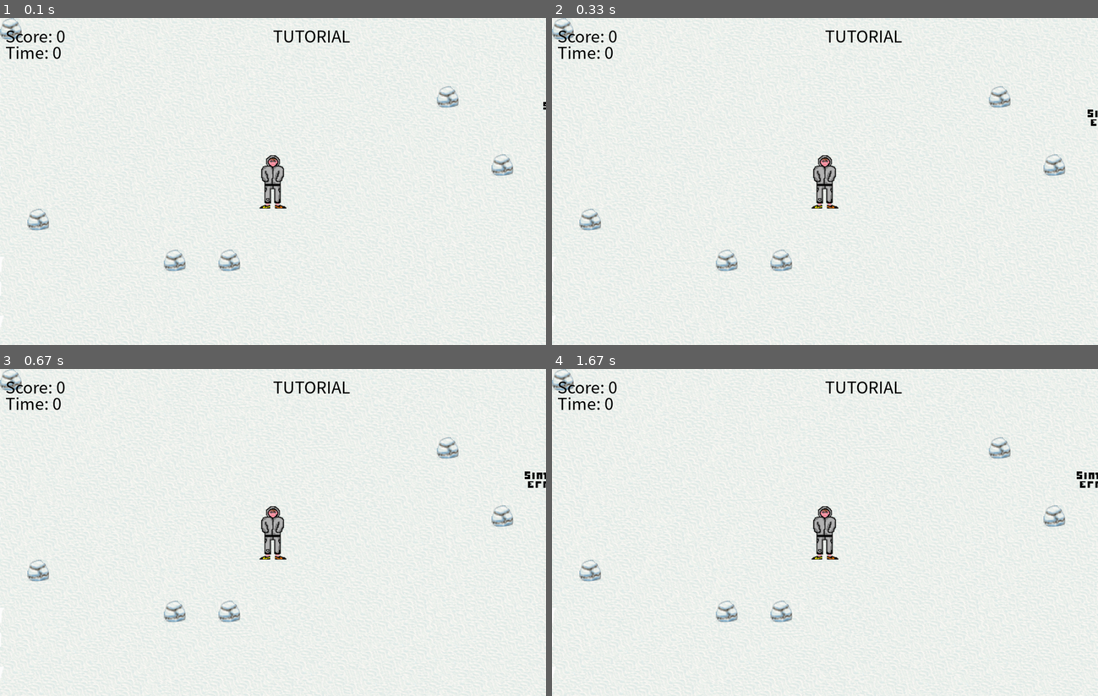
Above: before the commit, frames 1-4 (two rows, left to right).
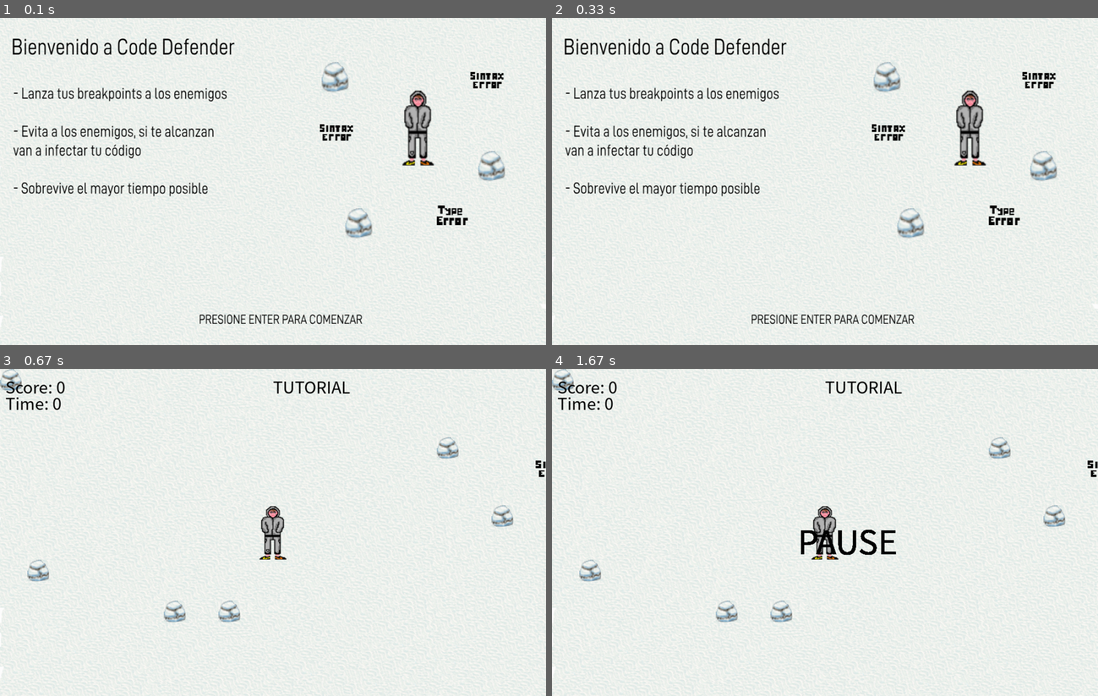
Above: after the commit, the same moments.

Repository: AleFalcone27/CodeDefender
Game: pygame game, started from JuegShooter.py
Same seed, same stepped clock (60 frames per second), same inputs: the game is played once before the commit and once after it.
Inputs:
- Up to frame 1 (0.1 s): no input
- Up to frame 2 (0.33 s): no input
- Up to frame 3 (0.67 s): tap Enter at 0.33 s
- Up to frame 4 (1.67 s): tap Esc at 0.67 s

The runs differ from the first frame. In frame 1, 7.6% of the frame differs, in the area x 0-100%, y 0-100%; in frame 2, 7.6%; in frame 3, 0.2%; in frame 4, 0.7%.

Commit message:
pantalla de entrada

Diff:
--- a/JuegShooter.py
+++ b/JuegShooter.py
@@ -4,7 +4,7 @@
 from rock_element import Rocks
 from pygame.locals import *
 from bullets import move_bullet,remove_bullet_off_screen,remove_bullet_when_hit_enemy,bullet_colision
-from features import draw_score
+from features import draw_score,start_game,end_game
 from Levels.LVL1 import *
 
 # INICIALIZAMOS PYGAME
@@ -14,7 +14,7 @@
 SCREEN_WIDTH = 1000
 SCREEN_HEIGHT = 600
 screen = pygame.display.set_mode((SCREEN_WIDTH, SCREEN_HEIGHT))
-pygame.display.set_caption("Enemy Shooter")
+pygame.display.set_caption("Code Defenderdd")
 
 # CREAMOS UNA INSTACIA DE LA CLASE MAINCHAR
 player = MainChar(SCREEN_WIDTH / 2 - 50 / 2, SCREEN_HEIGHT / 2 - 100 / 2, 50, 100, "Images\programador.png", 5)
@@ -34,7 +34,10 @@
 # SOUNDS
 shot_sound = pygame.mixer.Sound("Sounds\shootSound.wav")
 lose_sound = pygame.mixer.Sound("Sounds\loseSound.wav")
+main_theme = pygame.mixer.Sound("Sounds\main_theme.mp3")
 shot_sound.set_volume(0.1)  # Establece el volumen del sonido de disparo al 50%
+main_theme.play()
+main_theme.set_volume(0.05)
 
 # PAUSA
 pause = False
@@ -43,7 +46,6 @@
 paused_time = 0
 total_paused_time = 0
 flag2 = False
-
 
 # CREMOS LA LISTA DE PIEDRAS
 list_rocks = [
@@ -77,13 +79,18 @@
     enemy = pygame.Rect(x, y, easy_enemy_width, easy_enemy_height)
     enemies.append(enemy)
 
+flag_start = False
 
 # GAME LOOP
 running = True
 clock = pygame.time.Clock()
-
-
 while running:
+    while flag_start == False:
+        intro = pygame.image.load("Images\intro.png")
+        screen.blit(intro, (0,0))
+        pygame.display.flip()
+        flag_start = start_game()
+
     current_time = pygame.time.get_ticks() /1000
     current_time = int(current_time)
     for event in pygame.event.get():
@@ -117,9 +124,11 @@
         paused_time = int(paused_time)
         flag2 = True
 
-        font = pygame.font.SysFont("microsoftjhengheimicrosoftjhengheiui", 30)
+        font = pygame.font.SysFont("microsoftjhengheimicrosoftjhengheiui", 60)
         pause_text = font.render("PAUSE"  , True, "BLACK")
-        screen.blit(elapsed_time_text, (10, 40))
+        screen.blit(pause_text, (450, 270))
+
+        pygame.display.flip()
 
     # VERIFICAMOS LA PAUSA
     if not pause:
@@ -130,7 +139,6 @@
             total_paused_time = total_paused_time + total_paused_time_actual # ACUMULAMOS EL TIEMPO TOTAL DE PAUSA PARA RESTARSELO AL CRONOMETRO MAIN
             elapsed_time = pause_time - total_paused_time # RESTAMOS EL TOTAL DEL TIEMPO DE PAUSA AL RELOJ MAIN
             flag2 = False
-
 
         # MOVIMIENTO DEL JUGADOR
         keys = pygame.key.get_pressed()
@@ -156,10 +164,6 @@
             score = score + 1
 
 
-        # ----- ENEMIGOS ------
-        for enemy in enemies:
-            if player_rect.colliderect(enemy):
-                running = False  # Game over if player collides with an enemy
         # Move the enemies
         for enemy in enemies:
             if enemy.x < player.pos_x:
@@ -173,7 +177,6 @@
 
 
         # ----- NIVELES ------
-
         if score == 0:
             tutorial(enemies,create_enemy)
 
@@ -217,6 +220,13 @@
                 if player.pos_x > rock.pos_x:
                     player.pos_x += player.vel
 
+
+         # ----- ENEMIGOS ------
+        for enemy in enemies:
+            if player_rect.colliderect(enemy):
+                while True:
+                    running = end_game(screen)  # Game over if player collides with an enemy
+
         # DIBUJAMOS AL PERSONAJE PRINCIPAL
         image = player.image  # Accedemos al atributo imagen
         image_rect = image.get_rect()  # Obtener el rectángulo de la imagen
@@ -232,7 +242,6 @@
         for enemy in enemies:
             easy_enemy_image = pygame.image.load("Images\\sintaxError_image.png")
             screen.blit(easy_enemy_image, enemy)
-
 
         # DIBUJAMOS EL SCORE
         draw_score(score,screen)
--- a/Levels/LVL1.py
+++ b/Levels/LVL1.py
@@ -26,6 +26,7 @@
         if len(enemies) < 1:
             create_enemy()
 
+
 def lvl_1 (enemies,create_enemy,list_rocks,screen):
     if len(list_rocks) < 8:
         list_rocks.append(Rocks("Images\\rock.png", 40, 200,250))
@@ -44,7 +45,6 @@
     if len(enemies) < 15:
         create_enemy()
 
-
 def lvl_4(enemies,create_enemy,list_rocks):
     if len(list_rocks) <= 11:
         list_rocks.append(Rocks("Images\\rock.png", 40, 250,300))
--- a/features.py
+++ b/features.py
@@ -1,6 +1,38 @@
 import pygame
+from pygame.locals import *
+import sys
 
 def draw_score(score,screen):
     font = pygame.font.SysFont("microsoftjhengheimicrosoftjhengheiui", 30)
     score_text = font.render("Score: " + str(score), True, "BLACK")
     screen.blit(score_text, (10, 10))
+
+def start_game():
+    while True:
+        for event in pygame.event.get():
+            if event.type == KEYDOWN:
+                if event.key == pygame.K_RETURN:
+                    return True
+                else:
+                    return False
+
+def end_game(screen):
+
+        for event in pygame.event.get(): ##SACAR ESTE WHILE TRUE
+            if event.type == QUIT:
+                 sys.exit()
+            if event.type == KEYDOWN:
+                if event.key == K_s:
+                    nombre = input("INGRESA TU NOMBRE: ")
+
+
+
+        font = pygame.font.SysFont("microsoftjhengheimicrosoftjhengheiui", 40)
+        end_text = font.render("YOU LOSE", True, "BLACK")
+        screen.blit(end_text, (450, 270))
+        pygame.display.flip()
+
+
+
+        # intro = pygame.image.load("Images\intro.png")
+        # screen.blit(intro, (0,0))
Binary file added: Images/Intro.png
Not shown, added: Sounds/main_theme.mp3
